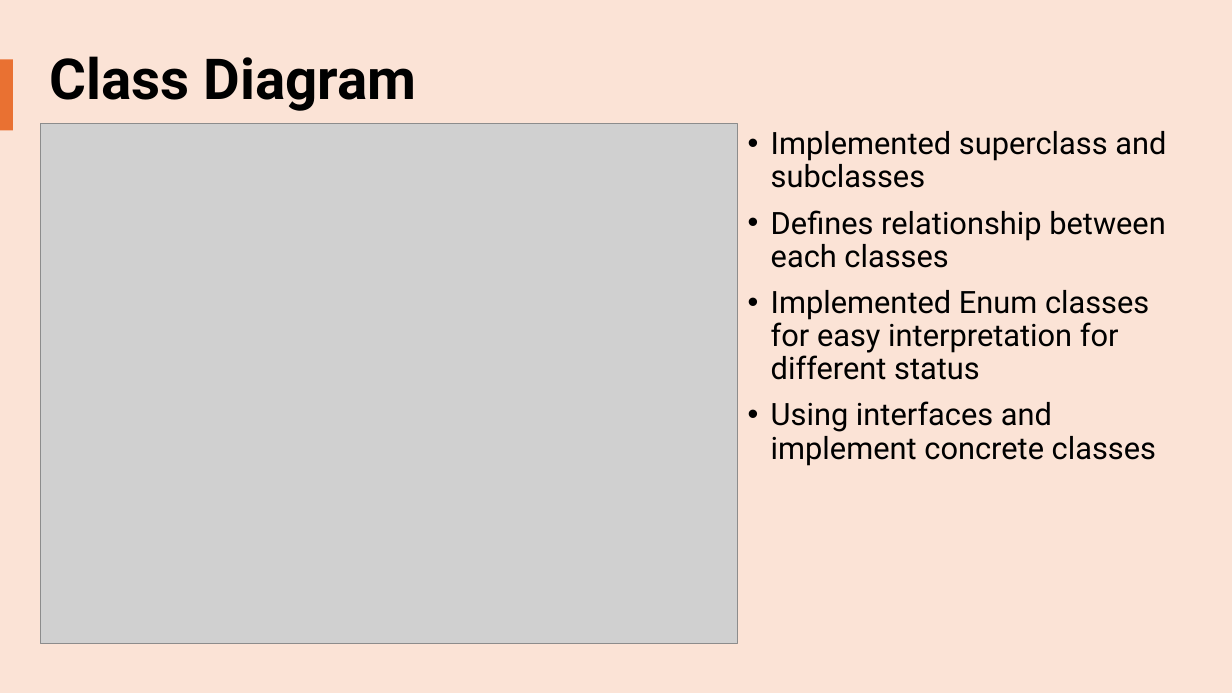
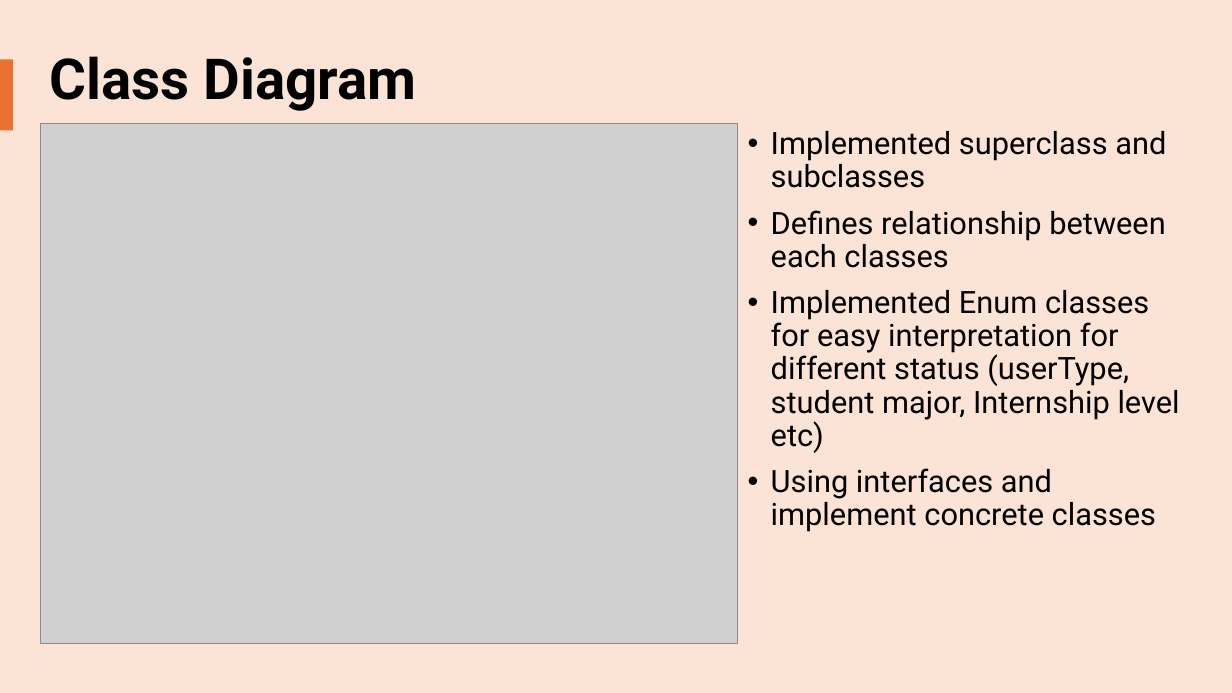
Before and after one commit to LeoTan123/NTU-CT2003-Assignment, a slide deck: slide 3 of Documentation/Slides/CT2003 Team 5 Slides.pptx. Drawn at 1232x693 pixels with LibreOffice and Linux fonts; fonts in the diff are those of the drawing; grey boxes stand for pictures. Boxes give left, top, right and bottom in pixels: in the first picture for what was removed or moved away, otherwise in the second. Text is boxed around its words. In the diff, an @@ line names an element or a change of style, - is before the commit and + after.

```diff
--- a/Documentation/Slides/CT2003 Team 5 Slides.pptx
+++ b/Documentation/Slides/CT2003 Team 5 Slides.pptx
@@ text at box(771, 290, 1180, 453): text changed @@
-• Implemented Enum classes for easy interpretation for different status
+• Implemented Enum classes for easy interpretation for different status (userType, student major, Internship level etc)
```
Also in this commit, not shown: 4 other slides changed, 1 slide added, 5 other files.
